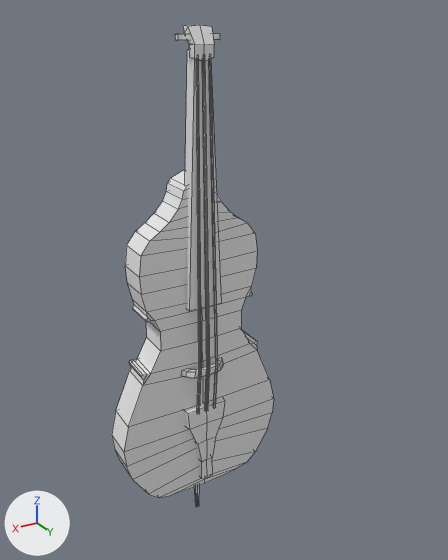
Two versions of the FBX model Assets/Art/Environment/Bass.fbx, one commit apart.
The view is the same before and after, from a 50 mm camera at (5.72, 3.37, 4.08) aimed at (3.66, -0.05, 2.37). Arrows for +X, +Y and +Z are at lower left; the lights stay in place. Mesh edges are drawn as thin lines. Where no turn or scale is listed for an object, it has been applied to the vertices.

Objects in the first picture: 'Bass'.
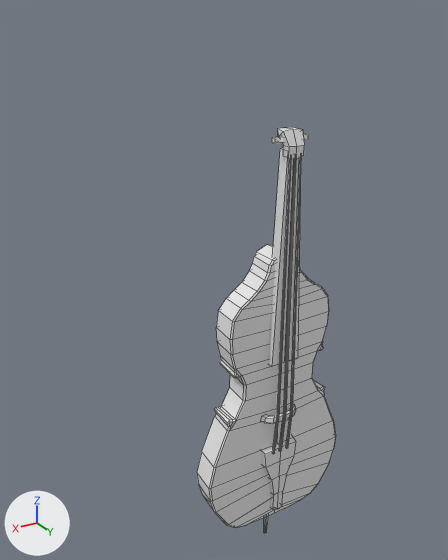
Boxes [x1, y1, x2, y2] around the edits, measured in the pictures (448 x 560 px):
'Bass', reshaped, moved (14% narrower, 16% shorter)
    before: [112, 25, 274, 507]
    after: [197, 127, 336, 533]
part 1 of me_cube_010, built on
    before: [112, 170, 256, 478]
    after: [197, 244, 336, 528]

The change in detail:
me_cube_010 is used by ob_bass; location (3.982, 0.048, 0.914).
me_cube_010 had 339 vertices, 318 faces and spanned x -0.6..0.6, y -0.06..0.24, z -0.31..3.11.
me_cube_010 now has 405 vertices, 384 faces and spans x -0.61..0.61, y -0.06..0.24, z -0.31..3.11.
Part 1, on me_cube_010:
66 faces are deleted.
25 vertices are added at x -0.45..0.45, y 0.15, z 0.0..2.29.
11 new vertices lie (0.0, 0.21, -0.01) away from vertices in x -0.38..0.38, y -0.06, z 0.0..1.43.
10 new vertices lie (-0.01, 0.21, 0.01) away from vertices in x -0.42..0.41, y -0.06, z 1.06..2.24.
10 new vertices lie (-0.01, 0.21, 0.0) away from vertices in x -0.6..-0.38, y -0.06, z 0.28..1.62.
10 new vertices lie (0.01, 0.21, 0.0) away from vertices in x 0.38..0.6, y -0.06, z 0.28..1.62.
132 new faces join them.
Object 'Bass' (ob_bass) moves from (3.982, 0.048, 0.914) to (3.332, 0.048, 0.309).
